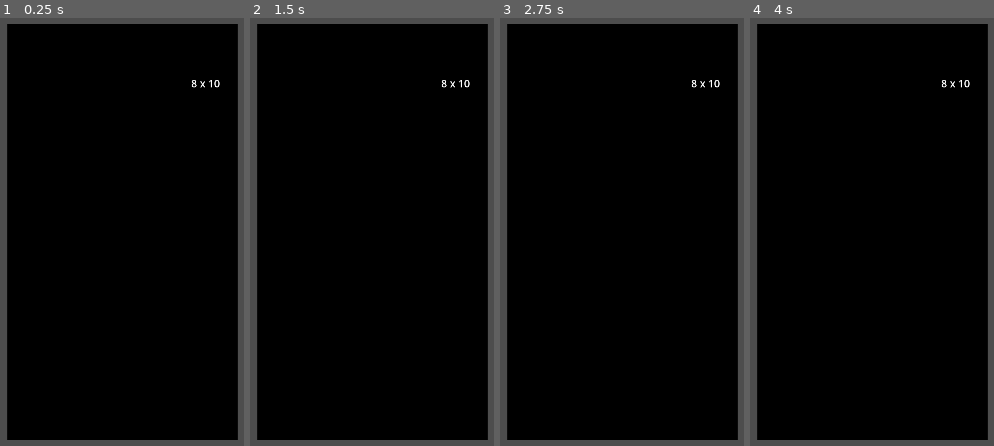
Above: before the commit, frames 1-4 (left to right).
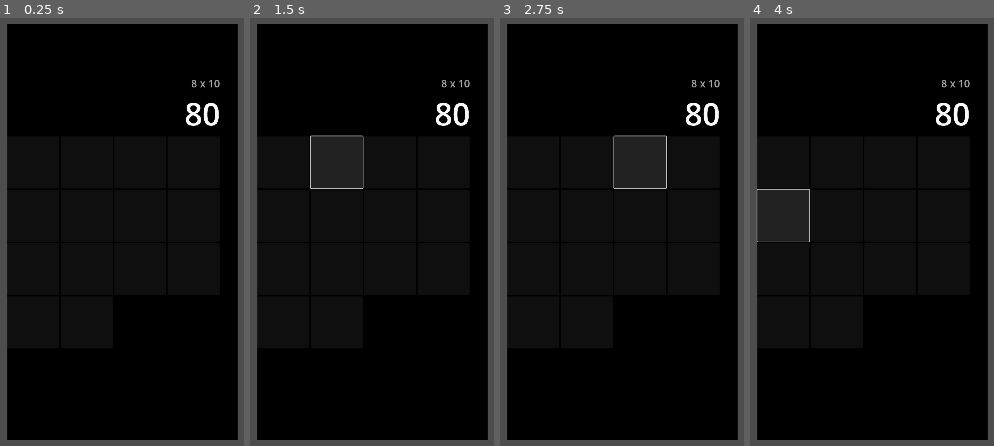
Above: after the commit, the same moments.

Repository: Phanter2/Calculator
Game: Godot game, scene res://calculator.tscn
Same seed, same stepped clock (60 frames per second), same inputs: the game is played once before the commit and once after it. The project has no main scene, so this scene is started directly.
Inputs (mouse positions are in pixels of both pictures, inside the frame that each line leads up to):
- Up to frame 1 (0.25 s): no input
- Up to frame 2 (1.5 s): click (284, 163) at 0.52 s; click (337, 163) at 1.27 s
- Up to frame 3 (2.75 s): click (639, 163) at 2.02 s
- Up to frame 4 (4 s): click (942, 163) at 2.77 s; click (784, 214) at 3.52 s

The runs differ from the first frame. In frame 1, 0.5% of the frame differs, in the area x 76-91%, y 14-26%; in frame 2, 3.3%, in the area x 24-91%, y 14-40%; in frame 3, 3.3%; in frame 4, 3.2%.

Commit message:
Another 1.5

Diff:
--- a/calculator.tscn
+++ b/calculator.tscn
@@ -50,9 +50,87 @@
 theme_override_constants/margin_top = 150
 theme_override_constants/margin_right = 50
 
-[node name="PrevWorkArea" type="Label" parent="Screen/ColorRect/AllComponentsContainer/DisplayContainer/MarginContainer"]
+[node name="VBoxContainer" type="VBoxContainer" parent="Screen/ColorRect/AllComponentsContainer/DisplayContainer/MarginContainer"]
 layout_mode = 2
+
+[node name="PrevWorkArea" type="Label" parent="Screen/ColorRect/AllComponentsContainer/DisplayContainer/MarginContainer/VBoxContainer"]
+layout_mode = 2
+theme_override_colors/font_color = Color(0.662745, 0.662745, 0.662745, 1)
 theme_override_fonts/font = SubResource("SystemFont_o02ew")
 theme_override_font_sizes/font_size = 30
 text = "8 x 10"
 horizontal_alignment = 2
+
+[node name="WorkArea" type="Label" parent="Screen/ColorRect/AllComponentsContainer/DisplayContainer/MarginContainer/VBoxContainer"]
+layout_mode = 2
+theme_override_colors/font_color = Color(0.980392, 0.980392, 0.980392, 1)
+theme_override_fonts/font = SubResource("SystemFont_o02ew")
+theme_override_font_sizes/font_size = 90
+text = "80"
+horizontal_alignment = 2
+
+[node name="AllButtons" type="VBoxContainer" parent="Screen/ColorRect/AllComponentsContainer"]
+layout_mode = 2
+
+[node name="TopButtons" type="GridContainer" parent="Screen/ColorRect/AllComponentsContainer/AllButtons"]
+layout_mode = 2
+columns = 4
+
+[node name="Button" type="Button" parent="Screen/ColorRect/AllComponentsContainer/AllButtons/TopButtons"]
+custom_minimum_size = Vector2(150, 150)
+layout_mode = 2
+
+[node name="Button2" type="Button" parent="Screen/ColorRect/AllComponentsContainer/AllButtons/TopButtons"]
+custom_minimum_size = Vector2(150, 150)
+layout_mode = 2
+
+[node name="Button3" type="Button" parent="Screen/ColorRect/AllComponentsContainer/AllButtons/TopButtons"]
+custom_minimum_size = Vector2(150, 150)
+layout_mode = 2
+
+[node name="Button4" type="Button" parent="Screen/ColorRect/AllComponentsContainer/AllButtons/TopButtons"]
+custom_minimum_size = Vector2(150, 150)
+layout_mode = 2
+
+[node name="Button5" type="Button" parent="Screen/ColorRect/AllComponentsContainer/AllButtons/TopButtons"]
+custom_minimum_size = Vector2(150, 150)
+layout_mode = 2
+
+[node name="Button6" type="Button" parent="Screen/ColorRect/AllComponentsContainer/AllButtons/TopButtons"]
+custom_minimum_size = Vector2(150, 150)
+layout_mode = 2
+
+[node name="Button7" type="Button" parent="Screen/ColorRect/AllComponentsContainer/AllButtons/TopButtons"]
+custom_minimum_size = Vector2(150, 150)
+layout_mode = 2
+
+[node name="Button8" type="Button" parent="Screen/ColorRect/AllComponentsContainer/AllButtons/TopButtons"]
+custom_minimum_size = Vector2(150, 150)
+layout_mode = 2
+
+[node name="Button9" type="Button" parent="Screen/ColorRect/AllComponentsContainer/AllButtons/TopButtons"]
+custom_minimum_size = Vector2(150, 150)
+layout_mode = 2
+
+[node name="Button10" type="Button" parent="Screen/ColorRect/AllComponentsContainer/AllButtons/TopButtons"]
+custom_minimum_size = Vector2(150, 150)
+layout_mode = 2
+
+[node name="Button11" type="Button" parent="Screen/ColorRect/AllComponentsContainer/AllButtons/TopButtons"]
+custom_minimum_size = Vector2(150, 150)
+layout_mode = 2
+
+[node name="Button12" type="Button" parent="Screen/ColorRect/AllComponentsContainer/AllButtons/TopButtons"]
+custom_minimum_size = Vector2(150, 150)
+layout_mode = 2
+
+[node name="Button13" type="Button" parent="Screen/ColorRect/AllComponentsContainer/AllButtons/TopButtons"]
+custom_minimum_size = Vector2(150, 150)
+layout_mode = 2
+
+[node name="Button14" type="Button" parent="Screen/ColorRect/AllComponentsContainer/AllButtons/TopButtons"]
+custom_minimum_size = Vector2(150, 150)
+layout_mode = 2
+
+[node name="BottomButtons" type="HBoxContainer" parent="Screen/ColorRect/AllComponentsContainer/AllButtons/TopButtons"]
+layout_mode = 2
